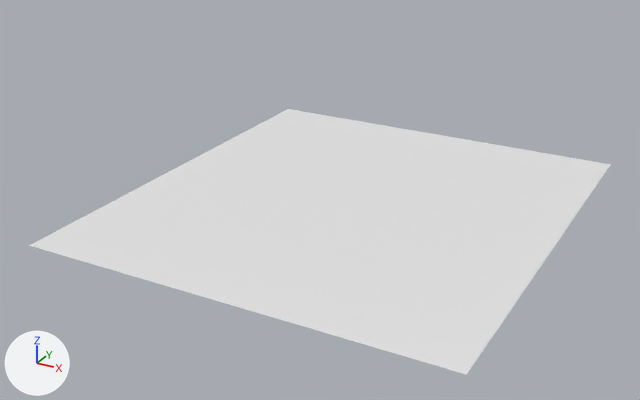
The Blender file Assets/Nicholas Nakano/blender/GameLevel.blend, before and after one commit.
Before and after are seen from a 50 mm camera at (4.85, -22.09, 8.64) aimed at (-4.35, -5.36, 0.28). The axes (+X, +Y, +Z) are drawn at lower left. The lights are the same throughout.

The older version as bpy lines, for what is in view:
```python
me_plane = bpy.data.meshes.new('Plane')
me_plane.from_pydata([(-9.0, -10.0, 0.0), (1.0, -10.0, 0.0), (-9.0, 1.0, 0.0), (1.0, 1.0, 0.0)], [], [(0, 1, 3, 2)])
ob_plane = bpy.data.objects.new('Plane', me_plane)
ob_plane.location = (0.0, 0.0, 0.0)
```
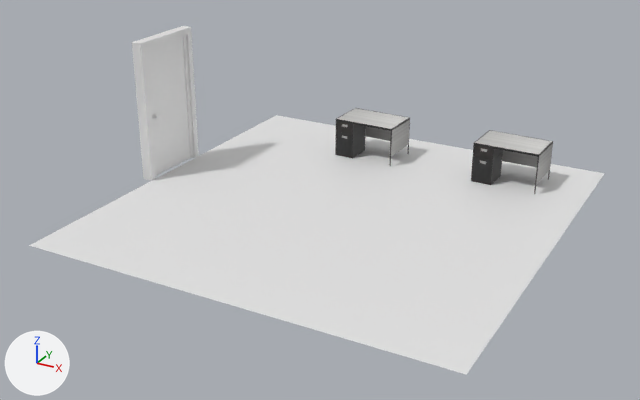
The newer file is also rescaled (x0.626), turned or shifted as a whole; pictures and numbers use the older file's frame.

What differs and where, as boxes [x1, y1, x2, y2] in the pictures (640 x 400 px):
```json
{"object": "Plane", "change": "reshaped", "before": [29, 109, 611, 375], "after": [29, 115, 605, 375]}
{"object": "Door", "change": "added", "after": [146, 38, 190, 176]}
{"object": "Frame", "change": "added", "after": [132, 26, 199, 181]}
{"object": "Cube", "change": "added", "after": [471, 130, 553, 194]}
{"object": "Cube.001", "change": "added", "after": [335, 108, 410, 166]}
```

Scene script edits in JSON lines:
```json
{"op": "add", "block": "img_deskchairtext_jpg_001", "code": ["img_deskchairtext_jpg_001 = load_image('DeskChairText.jpg.001', '../../chris/Textures/DeskChairText.jpg', 626, 416, 'sRGB')"]}
{"op": "add", "block": "img_deskchairtext_jpg", "code": ["img_deskchairtext_jpg = load_image('DeskChairText.jpg', '../../chris/Textures/DeskChairText.jpg', 626, 416, 'sRGB')"]}
{"op": "add", "block": "mat_material_003", "code": ["mat_material_003 = principled_material('Material.003')", "mat_material_003.texture = img_deskchairtext_jpg_001"]}
{"op": "add", "block": "mat_material_002", "code": ["mat_material_002 = principled_material('Material.002')", "mat_material_002.texture = img_deskchairtext_jpg"]}
{"block": "me_plane", "where": "me_plane.from_pydata(...)  # 4 vertices, 1 face; spans x -9.0..1.0, y -10.0..1.0, z 0.0"}
{"block": "me_plane", "where": "# used by ob_plane; location = (0.0, 0.0, 0.0)"}
{"block": "me_plane", "change": "me_plane part 1"}
{"op": "set", "path": "me_plane.vertices[2].co", "old": "(-9.0, 1.0, 0.0)", "new": "(-9.0, 0.27, 0.0)", "note": "pixel (288, 108) -> pixel (276, 115)"}
{"op": "set", "path": "me_plane.vertices[3].co", "old": "(1.0, 1.0, 0.0)", "new": "(1.0, 0.27, 0.0)", "note": "pixel (610, 164) -> pixel (604, 173)"}
{"op": "add", "block": "me_cube_005", "code": ["me_cube_005 = bpy.data.meshes.new('Cube.005')", "me_cube_005.from_pydata(...)  # 100 vertices, 96 faces; spans x -0.35..0.35, y -0.524..0.524, z 0.0..0.651", "me_cube_005.materials.append(mat_material_003)  # picture img_deskchairtext_jpg_001"]}
{"op": "add", "block": "me_cube_003", "code": ["me_cube_003 = bpy.data.meshes.new('Cube.003')", "me_cube_003.from_pydata(...)  # 100 vertices, 96 faces; spans x -0.35..0.35, y -0.524..0.524, z 0.0..0.651", "me_cube_003.materials.append(mat_material_002)  # picture img_deskchairtext_jpg"]}
{"op": "add", "block": "me_cube_002", "code": ["me_cube_002 = bpy.data.meshes.new('Cube.002')", "me_cube_002.from_pydata(...)  # 32 vertices, 24 faces; spans x -8.0..8.0, y 0.0..222.0, z -63.0..64.0"]}
{"op": "add", "block": "me_cube_001", "code": ["me_cube_001 = bpy.data.meshes.new('Cube.001')", "me_cube_001.from_pydata(...)  # 312 vertices, 280 faces; spans x -10.0..10.0, y -103.0..103.0, z -93.0..3.0"]}
{"op": "add", "block": "ob_cube_001", "code": ["ob_cube_001 = bpy.data.objects.new('Cube.001', me_cube_005)", "ob_cube_001.location = (-4.91, -1.38, 0.0)", "ob_cube_001.rotation_euler = (0.0, 0.0, -1.601)  # degrees (0, 0, -92)", "ob_cube_001.scale = (1.6, 1.6, 1.6)"]}
{"op": "add", "block": "ob_cube", "code": ["ob_cube = bpy.data.objects.new('Cube', me_cube_003)", "ob_cube.location = (-1.01, -1.38, 0.0)", "ob_cube.rotation_euler = (0.0, 0.0, -1.601)  # degrees (0, 0, -92)", "ob_cube.scale = (1.6, 1.6, 1.6)"]}
{"op": "add", "block": "ob_frame", "code": ["ob_frame = bpy.data.objects.new('Frame', me_cube_002)", "ob_frame.location = (-9.14, -4.79, 0.0)", "ob_frame.rotation_euler = (1.571, 0.0, -3.142)  # degrees (90, 0, -180)", "ob_frame.scale = (0.016, 0.016, 0.016)"]}
{"op": "add", "block": "ob_door", "code": ["ob_door = bpy.data.objects.new('Door', me_cube_001)", "ob_door.location = (-9.14, -4.07, 1.65)", "ob_door.rotation_euler = (1.571, 0.0, -3.142)  # degrees (90, 0, -180)", "ob_door.scale = (0.016, 0.016, 0.016)"]}
```
